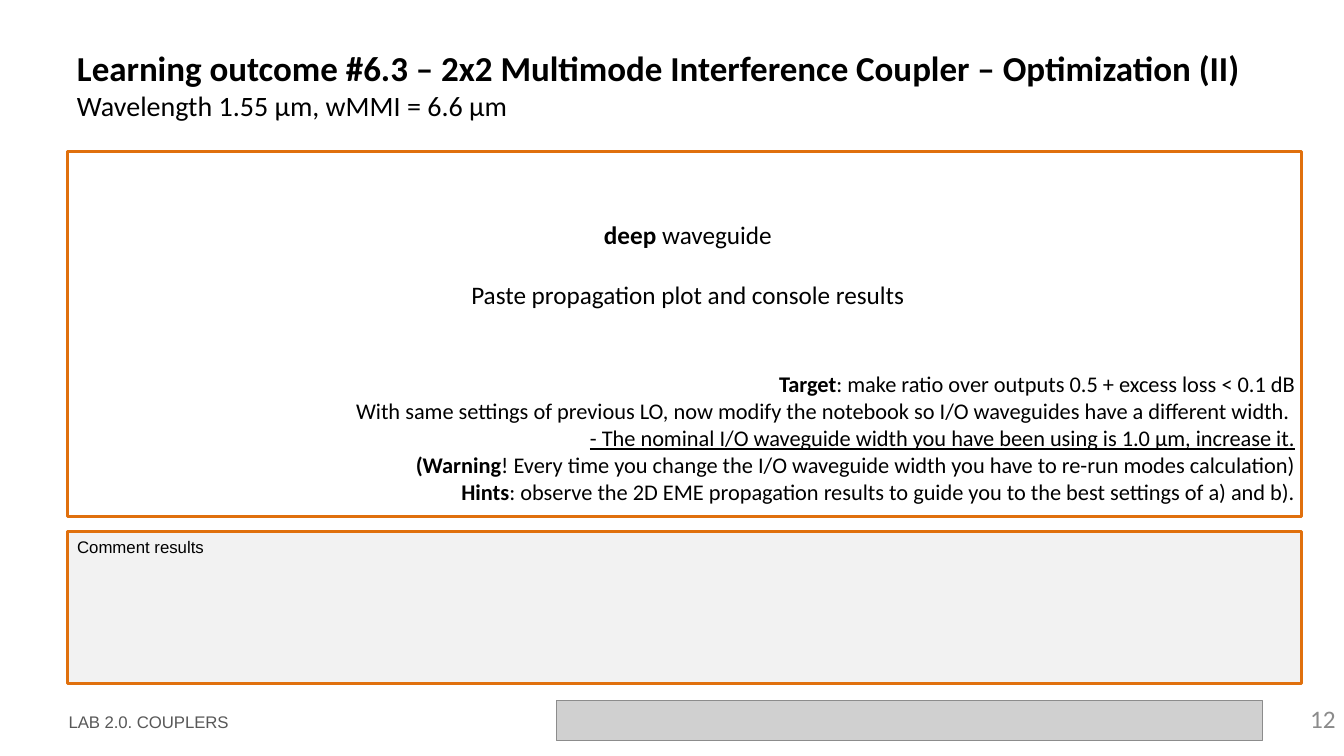
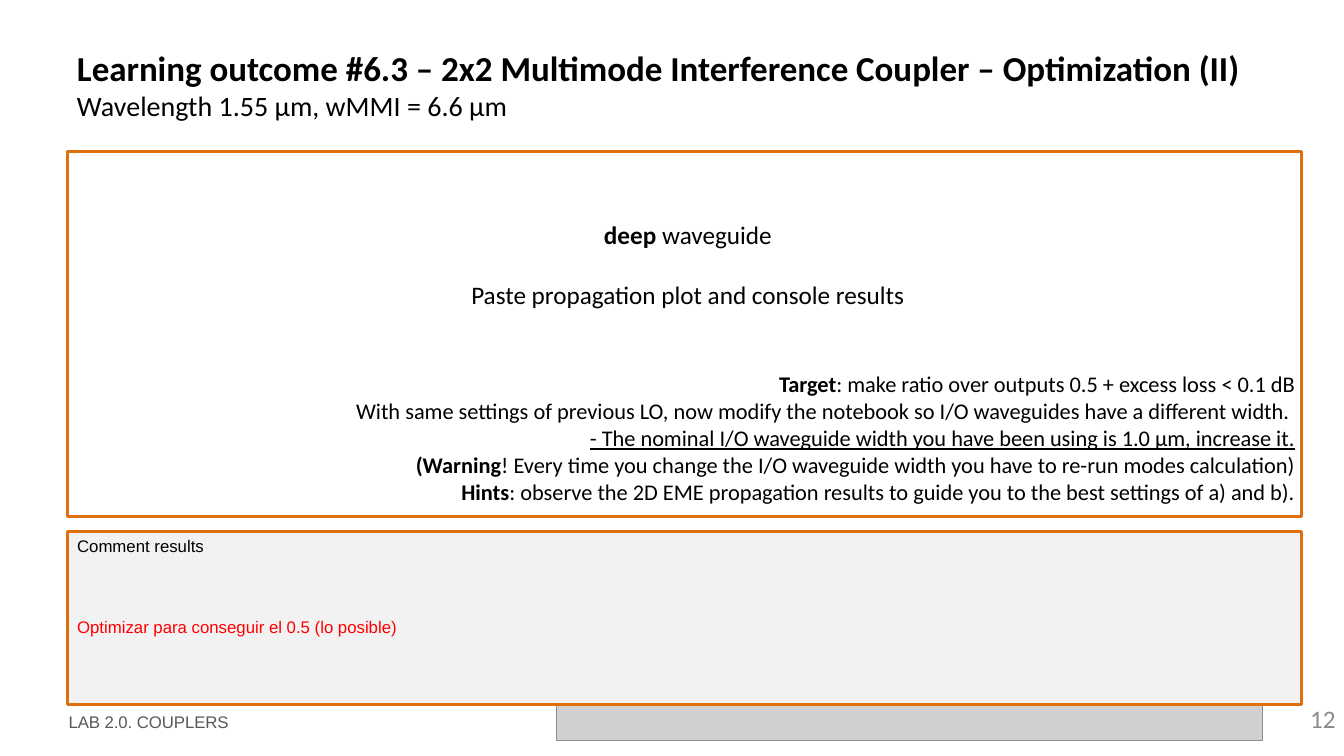
Before and after one commit to jllanoh/cifoin-lab2, a slide deck: slide 12 of LabBook_20.pptx. Drawn at 1344x756 pixels with LibreOffice and Linux fonts; fonts in the diff are those of the drawing; grey boxes stand for pictures; background and template pictures are left out. Boxes give left, top, right and bottom in pixels: in the first picture for what was removed or moved away, otherwise in the second. Text is boxed around its words. In the diff, an @@ line names an element or a change of style, - is before the commit and + after.

```diff
--- a/LabBook_20.pptx
+++ b/LabBook_20.pptx
@@ rectangle "Comment results": place and size @@
-rectangle "Comment results" at <box>68,531,1303,684</box>
+rectangle "Comment results" at <box>68,531,1303,705</box>
@@ text in rectangle at <box>77,621,397,637</box>: paragraph added @@
+Optimizar para conseguir el 0.5 (lo posible)
```
Also in this commit, not shown: 6 other slides changed, 1 other file.
